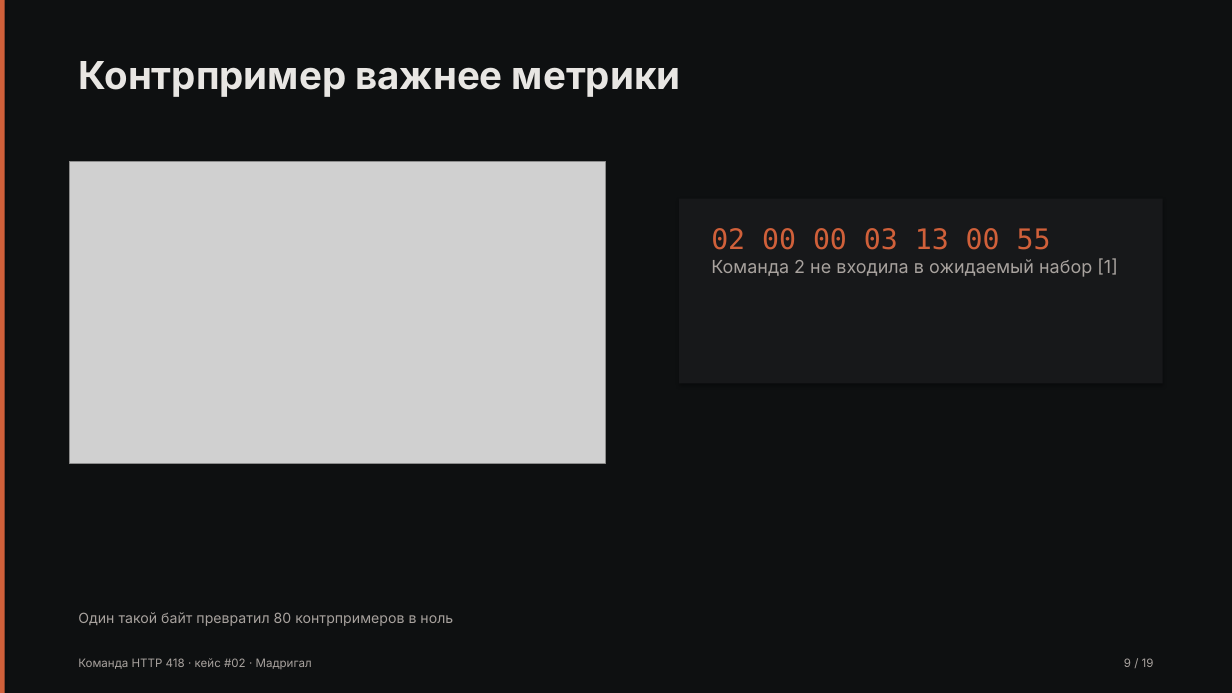
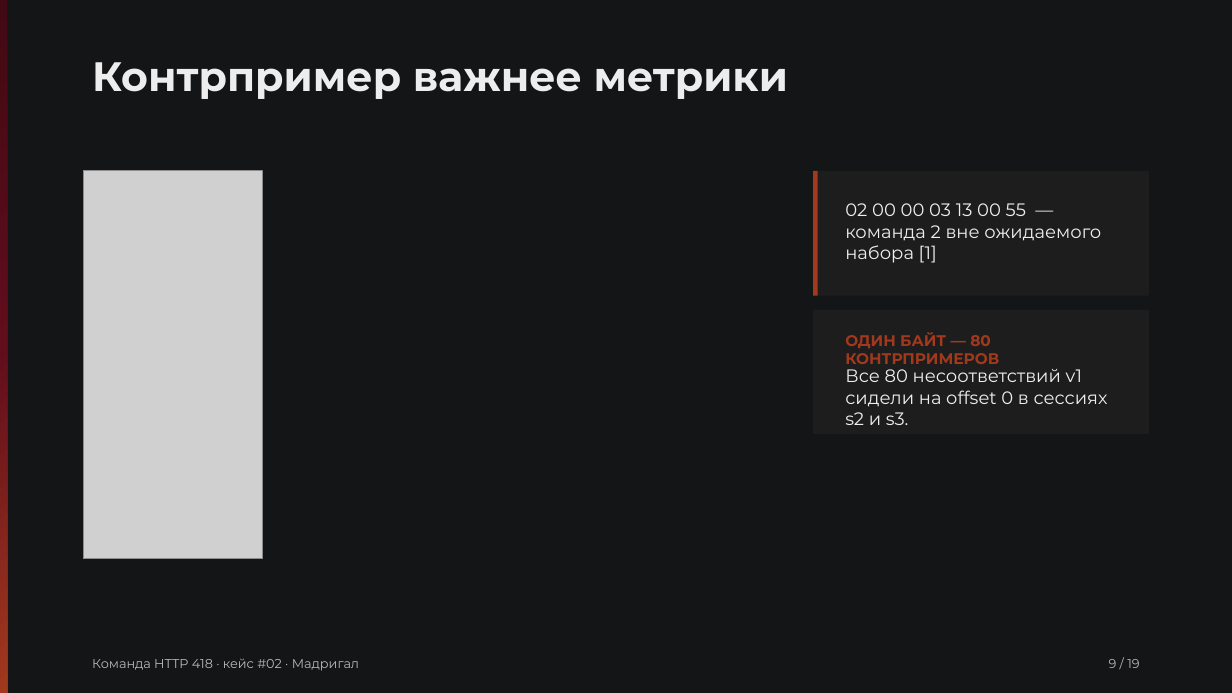
Before and after one commit to Pavel1778/madrigal-protocol-lab, a slide deck: slide 9 of presentation/slides.pptx. Drawn at 1232x693 pixels with LibreOffice and Linux fonts; fonts in the diff are those of the drawing; grey boxes stand for pictures. Boxes give left, top, right and bottom in pixels: in the first picture for what was removed or moved away, otherwise in the second. Text is boxed around its words. In the diff, an @@ line names an element or a change of style, - is before the commit and + after.

```diff
--- a/presentation/slides.pptx
+++ b/presentation/slides.pptx
@@ rectangle at [0,0,1232,693]: fill #0E1011 to #131516; shadow off @@
@@ rectangle at [0,0,7,693]: fill #D0603A to gradient #410913 to #610D1C to #A2391D; shadow off @@
@@ text "Контрпример важнее метрики": place and size @@
-text "Контрпример важнее метрики" at [78,61,681,97]
+text "Контрпример важнее метрики" at [92,62,788,99]
@@ text "Контрпример важнее метрики" at [92,62,788,99]: size 30 to 32 pt, font Inter to Montserrat, text colour #E8E6E3 to #EDEDED @@
@@ picture: place and size @@
-picture at [69,162,605,463]
+picture at [83,171,262,559]
@@ rectangle: place and size @@
-rectangle at [679,199,1163,384]
+rectangle at [813,171,1149,296]
@@ rectangle at [813,171,1149,296]: fill #17181A to #1D1D1D; shadow off @@
@@ rectangle added at [813,171,818,296], fill #A2391D @@
@@ text at [845,203,1101,263]: text changed; font Inter to Montserrat; text colour #A8A29E to #EDEDED @@
-02 00 00 03 13 00 55
-Команда 2 не входила в ожидаемый набор [1]
+02 00 00 03 13 00 55 — команда 2 вне ожидаемого набора [1]
@@ rectangle added at [813,310,1149,434], fill #1D1D1D @@
@@ text at [845,332,999,364]: text changed; size 11 to 12 pt; font Inter to Montserrat; text colour #A8A29E to #A2391D; bold on @@
-Один такой байт превратил 80 контрпримеров в ноль
+ОДИН БАЙТ — 80 КОНТРПРИМЕРОВ
@@ text added at [845,369,1108,425], 14 pt, text #EDEDED @@
+Все 80 несоответствий v1 сидели на offset 0 в сессиях s2 и s3.
@@ text "Команда HTTP 418 · кейс ...": place and size @@
-text "Команда HTTP 418 · кейс ..." at [78,658,312,669]
+text "Команда HTTP 418 · кейс ..." at [92,658,359,671]
@@ text "Команда HTTP 418 · кейс ..." at [92,658,359,671]: size 9 to 10 pt, font Inter to Montserrat, text colour #A8A29E to #B8B8B8 @@
@@ text "9 / 19" at [1109,659,1139,668]: size 9 to 10 pt, font Inter to Montserrat, text colour #A8A29E to #B8B8B8 @@
@@ text "9 / 19": place and size @@
-text "9 / 19" at [1124,658,1154,667]
+text "9 / 19" at [1109,659,1139,668]
```
Also in this commit, not shown: 18 other slides changed, 41 other files.
